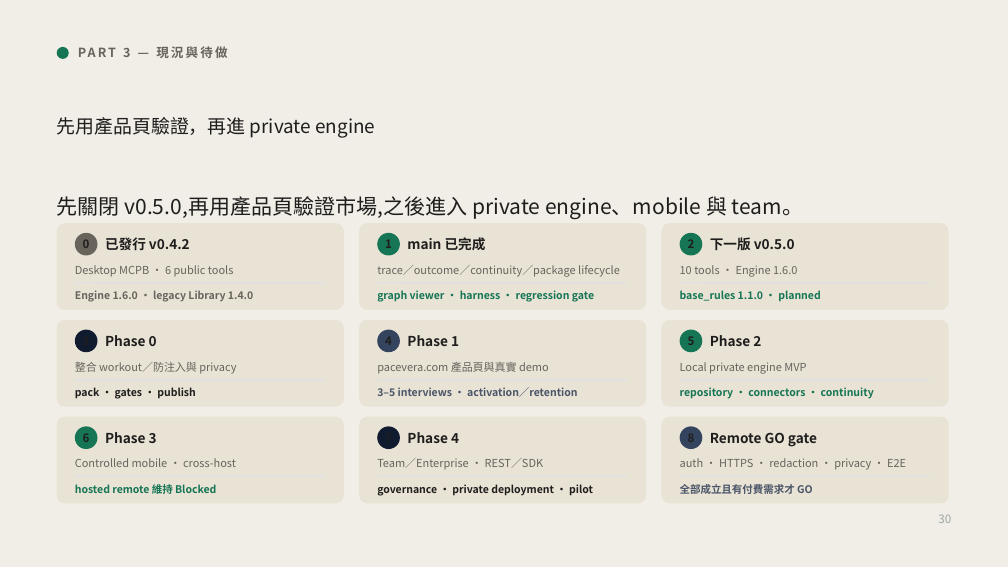
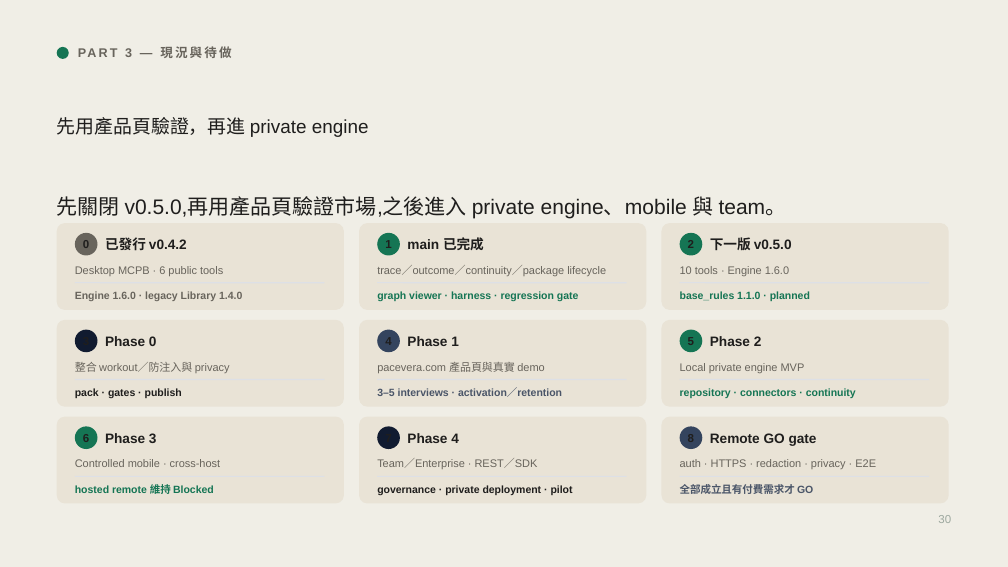
Before and after one commit to henryyeh182/evidra, a slide deck: slide 30 of docs/Fitness-MCP-Product-Vision.pptx. Drawn at 1008x567 pixels with LibreOffice and Linux fonts; fonts in the diff are those of the drawing. Boxes give left, top, right and bottom in pixels: in the first picture for what was removed or moved away, otherwise in the second. Text is boxed around its words. In the diff, an @@ line names an element or a change of style, - is before the commit and + after.

```diff
--- a/docs/Fitness-MCP-Product-Vision.pptx
+++ b/docs/Fitness-MCP-Product-Vision.pptx
@@ font Noto Sans CJK SC to Arial in 24 elements at (x1=125, y1=46, x2=232, y2=58), (x1=57, y1=117, x2=369, y2=137), (x1=57, y1=196, x2=787, y2=219), (x1=105, y1=237, x2=187, y2=251), (x1=75, y1=266, x2=223, y2=276), (x1=75, y1=291, x2=242, y2=301), (x1=407, y1=237, x2=484, y2=250), (x1=377, y1=265, x2=606, y2=276), (x1=377, y1=291, x2=579, y2=301), (x1=710, y1=237, x2=792, y2=250), (x1=680, y1=266, x2=789, y2=276), (x1=680, y1=291, x2=810, y2=301), (x1=75, y1=362, x2=230, y2=373), (x1=75, y1=388, x2=182, y2=398), (x1=377, y1=362, x2=544, y2=373), (x1=377, y1=388, x2=562, y2=397), (x1=680, y1=363, x2=805, y2=373), (x1=680, y1=388, x2=856, y2=398), (x1=75, y1=459, x2=220, y2=467), (x1=75, y1=482, x2=214, y2=496), (x1=377, y1=459, x2=538, y2=469), (x1=377, y1=485, x2=573, y2=495), (x1=710, y1=433, x2=817, y2=446), (x1=680, y1=459, x2=876, y2=469) @@
```
Also in this commit, not shown: 30 other slides changed, 1 slide added, 1 slide removed, 3 other files.
